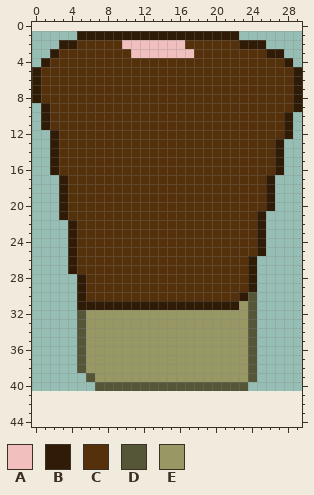
File history of a pixel-art sprite, theDude/Assets/Sprites/Torso.png. The picture above was drawn from the file before the commit.
The file is 30x40 pixels. The old version is drawn lined up with the new one, on the new canvas.
Palette (. is transparent): A #f2bfbf  B #2f1b06  C #55310b  D #555538  E #989865
The same view after the edit:
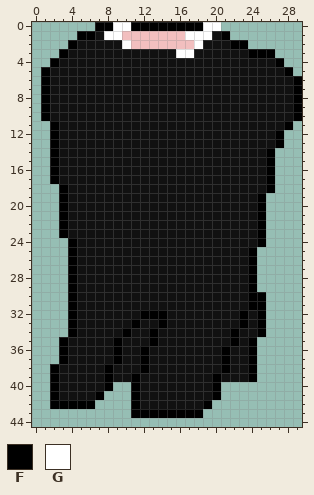
Colours new in this view: F #000000  G #ffffff
Diff:
canvas 30x40 -> 30x45, the old top-left corner now at 0,1
colour C: #55310b -> #111111
Changed rows in their new state; - is a pixel that keeps its letter.
first column x 0:
 0 -------FFGGFFFFFFFFGG---------
 1 -----FFCGGAAAAAAAGGGCF.-------
 2 ---.F-----G------AG---FF..----
 3 --.F-------CCCCCGG------FFF.--
 4 -.F------------------------F.-
 5 .F--------------------------F.
 6 .F---------------------------F
 7 .F---------------------------F
 8 .F---------------------------F
 9 -F---------------------------F
10 -F--------------------------CF
11 -.F-------------------------F-
12 --F------------------------F.-
13 --F------------------------F--
14 --F-----------------------F.--
15 --F-----------------------F.--
16 --F-----------------------F.--
17 --FC----------------------F---
18 ---F----------------------F---
19 ---F---------------------F.---
20 ---F---------------------F.---
21 ---F---------------------F----
22 ---FC--------------------F----
23 ---FC--------------------F----
24 ----F--------------------F----
25 ----F-------------------F.----
26 ----F-------------------F-----
27 ----F-------------------F-----
28 ----FC------------------F-----
29 ----FC------------------F-----
30 ----FC-----------------CFF----
31 ----FCCCCCCCCCCCCCCCCCCCFF----
32 ----FCCCCCCCFFFCCCCCCCCFCF----
33 ----FCCCCCCFCCFCCCCCCCCFCF----
34 ----FCCCCCFCCFCCCCCCCCFCCF----
35 ---FCCCCCFCCCFCCCCCCCCFCF-----
36 ---FCCCCCFCCFCCCCCCCCFCCF-----
37 ---FCCCCCFCCFCCCCCCCCFCCF-----
38 --FCCCCCFCCCFCCCCCCCCFCCF-----
39 --FCCCCCFCCFCCCCCCCCFCCCF-----
40 --FCCCCCF..FCCCCCCCCF...------
41 --FCCCCF---FCCCCCCCCF---------
42 --FFFFF----FCCCCCCCF----------
43 -----------FFFFFFFF-----------
